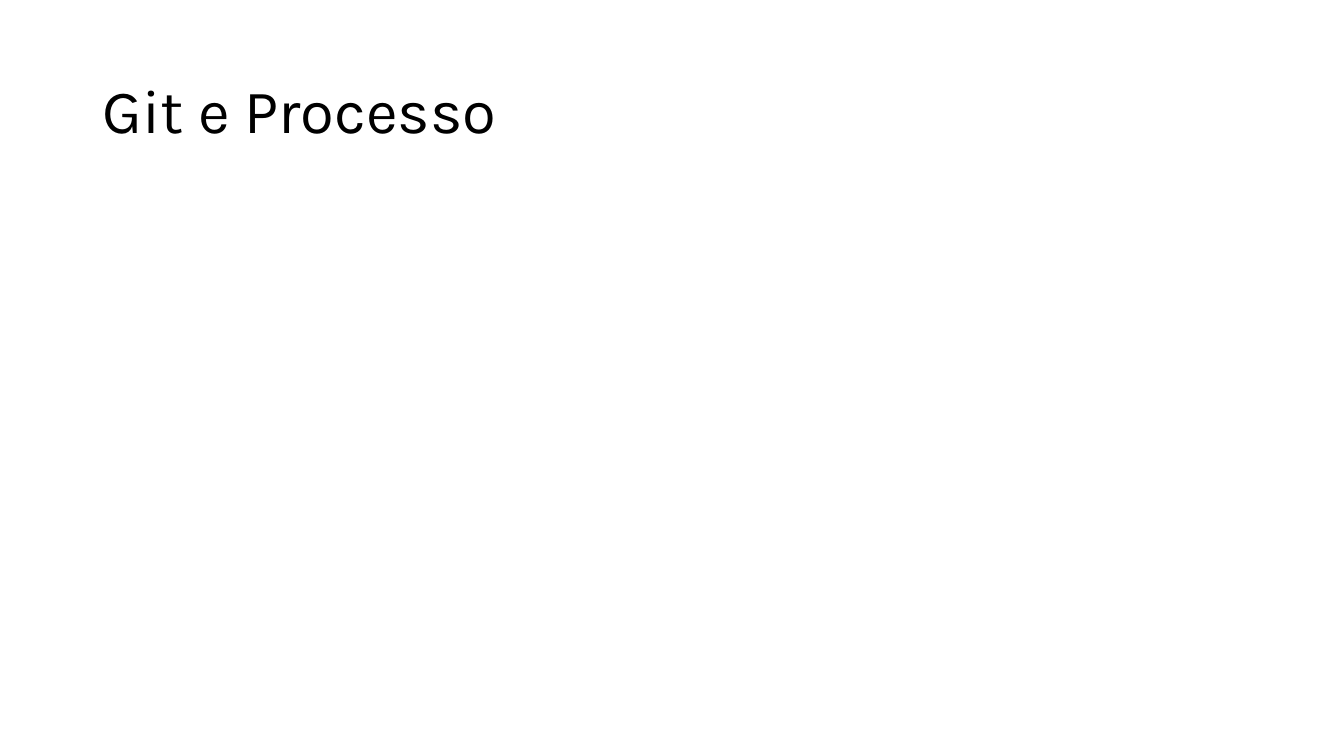
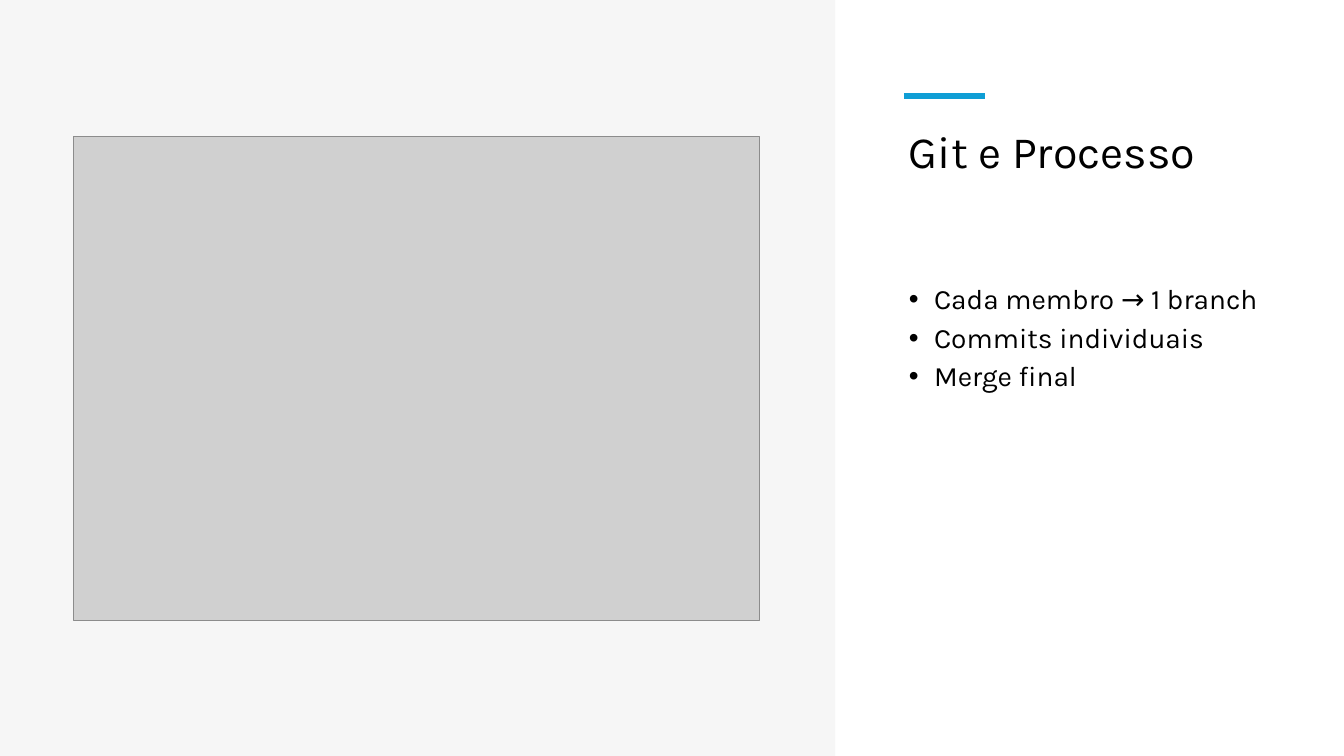
Before and after one commit to patorishia/Mu-Torere, a slide deck: slide 10 of Presentation.pptx (slide 7 before the commit). Drawn at 1344x756 pixels with LibreOffice and Linux fonts; fonts in the diff are those of the drawing; grey boxes stand for pictures. Boxes give left, top, right and bottom in pixels: in the first picture for what was removed or moved away, otherwise in the second. Text is boxed around its words. In the diff, an @@ line names an element or a change of style, - is before the commit and + after.

```diff
--- a/Presentation.pptx
+++ b/Presentation.pptx
@@ rectangle added at bbox=[0, 0, 836, 756], fill #F2F2F2 at 65% opacity @@
@@ line added from (904, 96) to (985, 96), #0F9ED5 4.5 pt @@
@@ picture added at bbox=[74, 137, 759, 621] @@
@@ title "Git e Processo": place and size @@
-title "Git e Processo" at bbox=[102, 90, 496, 134]
+title "Git e Processo" at bbox=[899, 124, 1278, 280]
@@ title "Git e Processo" at bbox=[899, 124, 1278, 280]: size 44 to 32 pt; vertical alignment middle to top @@
@@ text added at bbox=[934, 290, 1257, 393], 20 pt, text #000000 @@
+• Cada membro → 1 branch
+• Commits individuais
+• Merge final
```
Also in this commit, not shown: 1 other slide changed, 4 slides added, 1 slide removed.
